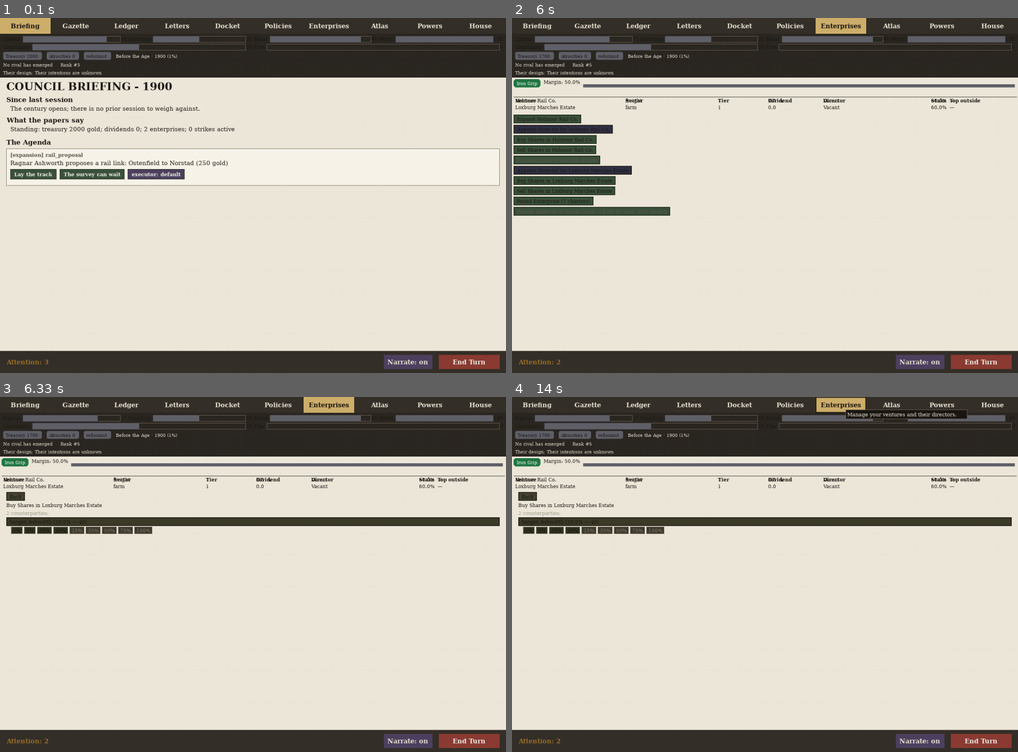
Above: before the commit, frames 1-4 (two rows, left to right).
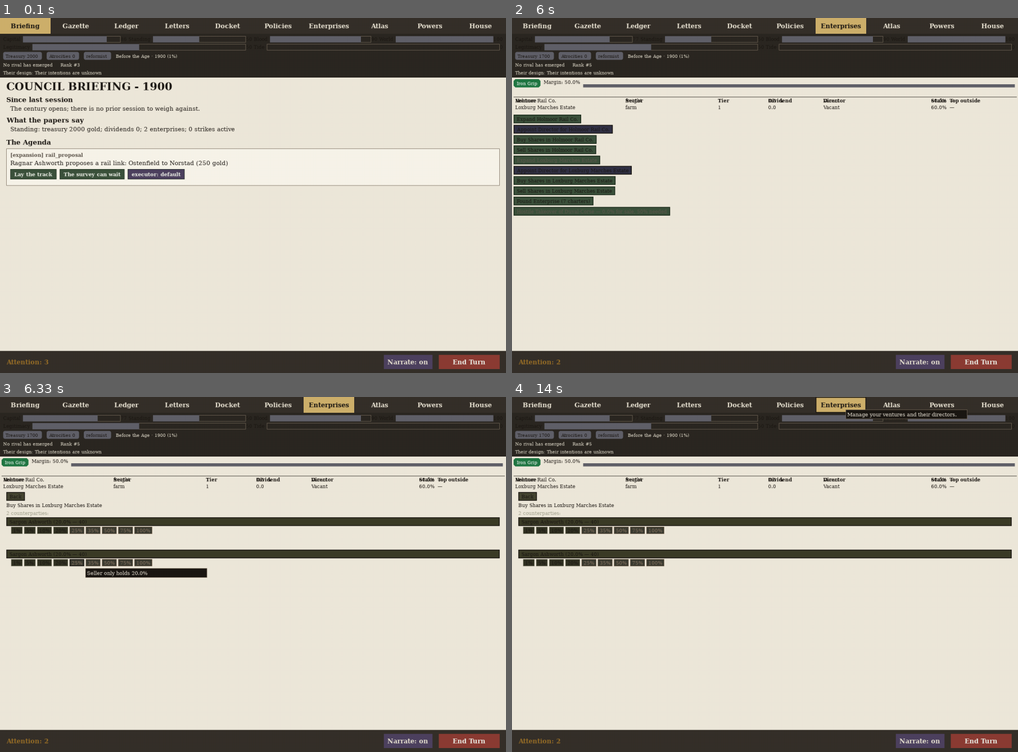
Above: after the commit, the same moments.

Repository: civersen222/Guilded-Age
Game: pygame game, started from gilded/__main__.py
Two runs of this game, one before a commit and one after it. Both use one fixed random seed, a clock stepped at 60 frames per second and the inputs below.
Inputs (mouse positions are in pixels of both pictures, inside the frame that each line leads up to):
- Up to frame 1 (0.1 s): no input
- Up to frame 2 (6 s): click "Enterprises" at 0.38 s; click (577, 160) at 0.72 s; click (785, 238) at 1.05 s; click "Enterprises" at 1.38 s; click (896, 64) at 1.72 s; click "Enterprises" at 2.62 s; click (724, 174) at 2.95 s
- Up to frame 3 (6.33 s): click (80, 563) at 6.12 s
- Up to frame 4 (14 s): click "Enterprises" at 13.82 s

Frames 1-2 are identical in both runs. In frame 3, 3.9% of the frame differs, in the area x 1-99%, y 42-51%; in frame 4, 3.2%.

Commit message:
Fix share picker rows drawn on top of each other (I4d2b3f)
The counterparty loop in _draw_share_picker never incremented y,
causing every row to render at the same vertical position.

Changes:
- Hoist rung_y = y + txt_h + 2 outside the ladder rung loop
- After drawing ladder buttons, advance y below them (rung_y + btn_h + 6)
- After the can_afford/cannot-afford branches, advance y by txt_h + 12
- Add regression test that verifies distinct y coordinates per row

Diff:
--- /dev/null
+++ b/gilded/tests/test_share_picker_overlap.py
@@ -0,0 +1,93 @@
+"""I4d2b3f regression: share picker rows must not overlap."""
+
+import os
+os.environ.setdefault("SDL_VIDEODRIVER", "dummy")
+
+import pygame
+import pytest
+
+from gilded.chassis import GildedGame
+from gilded.ui.broadsheet import BroadsheetView
+from gilded.agenda import ensure_agenda
+
+
+def _enterprises_view(seed=42, turns=0):
+    """Game with agendas, advanced `turns` turns, view on Enterprises tab."""
+    pygame.init()
+    g = GildedGame(seed=seed)
+    player = next(iter(g.houses))
+    g.houses[player].is_player = True
+    for h in g.houses:
+        if h != player:
+            ensure_agenda(g, h)
+    for _ in range(turns):
+        g.end_turn()
+    v = BroadsheetView(g, player)
+    v.active_tab = "Enterprises"
+    return g, v
+
+
+def test_share_picker_rows_do_not_overlap():
+    """Each counterparty row in the share picker must have a distinct y coordinate.
+
+    Regression: rows were drawn at the same y because y was never incremented
+    inside the counterparty loop."""
+    g, v = _enterprises_view(seed=42, turns=3)
+    surf = pygame.Surface((1280, 900))
+
+    # Open the share picker for the first enterprise
+    if not g.enterprises:
+        pytest.skip("no enterprises in this seed")
+    eid = g.enterprises[0].eid
+    v._share_picker = {"direction": "buy", "eid": eid}
+
+    v.draw(surf)
+
+    # Collect all regions registered during picker draw
+    picker_regions = [r for r in v.regions._regions if r.group == "picker"]
+    assert len(picker_regions) >= 2, (
+        "need at least 2 picker regions to check for overlap"
+    )
+
+    # Extract unique y coordinates — each row gets its own y
+    unique_ys = set(r.rect.y for r in picker_regions)
+    assert len(unique_ys) >= 3, (
+        f"share picker rows overlap: only {len(unique_ys)} distinct y values "
+        f"across {len(picker_regions)} regions: {sorted(unique_ys)}"
+    )
+
+    # Check that successive row bands don't overlap vertically
+    # Group regions by y (each y = one row), verify each row band ends before the next begins
+    row_ys = sorted(unique_ys)
+    for i in range(len(row_ys) - 1):
+        row_i_regions = [r for r in picker_regions if r.rect.y == row_ys[i]]
+        max_bottom = max(r.rect.bottom for r in row_i_regions)
+        next_y = row_ys[i + 1]
+        assert next_y >= max_bottom, (
+            f"share picker row at y={row_ys[i]} (bottom={max_bottom}) "
+            f"overlaps next row at y={next_y}"
+        )
+
+
+def test_share_picker_sell_direction_rows_do_not_overlap():
+    """Same overlap check for sell direction."""
+    g, v = _enterprises_view(seed=42, turns=3)
+    surf = pygame.Surface((1280, 900))
+
+    if not g.enterprises:
+        pytest.skip("no enterprises in this seed")
+    eid = g.enterprises[0].eid
+    v._share_picker = {"direction": "sell", "eid": eid}
+
+    v.draw(surf)
+
+    picker_regions = [r for r in v.regions._regions if r.group == "picker"]
+    if len(picker_regions) < 2:
+        pytest.skip("not enough picker regions in sell mode")
+
+    ys = [r.rect.y for r in picker_regions]
+    unique_ys = set(ys)
+    assert len(unique_ys) >= 2, (
+        f"sell-mode share picker rows overlap: only {len(unique_ys)} distinct "
+        f"y values across {len(picker_regions)} regions: {ys}"
+    )
--- a/gilded/ui/broadsheet.py
+++ b/gilded/ui/broadsheet.py
@@ -2134,13 +2134,14 @@
                     ladder = share_size_ladder(self.game, self.house, eid, self.game.realms[self.house].ruler.id, cid)
 
                 lx = PAD + 12
+                rung_y = y + txt_h + 2
                 for rung in ladder:
                     pct = rung["pct"]
                     btn_label = f"{pct:g}%"
                     btn_surf = body.render(btn_label, True, INK)
                     btn_w = btn_surf.get_width() + 10
                     btn_h = body.get_height() + 4
-                    btn_rect = pygame.Rect(lx, y + txt_h + 2, btn_w, btn_h)
+                    btn_rect = pygame.Rect(lx, rung_y, btn_w, btn_h)
 
                     if rung.get("offerable", True):
                         pygame.draw.rect(surface, (50, 50, 35), btn_rect)
@@ -2159,6 +2160,9 @@
                         self.regions.add(Region(rect=btn_rect, action=None, state=RegionState.DISABLED, reason=reason, hint=reason, group="picker"))
 
                     lx += btn_w + 4
+                # Advance y below the ladder buttons
+                btn_h = body.get_height() + 4
+                y = rung_y + btn_h + 6
 
             else:
                 pygame.draw.rect(surface, (60, 60, 50), txt_rect)
@@ -2167,6 +2171,7 @@
                 surface.blit(disabled_surf, (PAD + 8, y + 4))
                 reason = f"Cannot afford this trade (treasury {treasury:.0f})"
                 self.regions.add(Region(rect=txt_rect, action=None, state=RegionState.DISABLED, reason=reason, hint=reason, group="picker"))
+            y += txt_h + 12
 
     def _draw_house(self, surface, content: pygame.Rect) -> None:
         g, name = self.game, self.house
